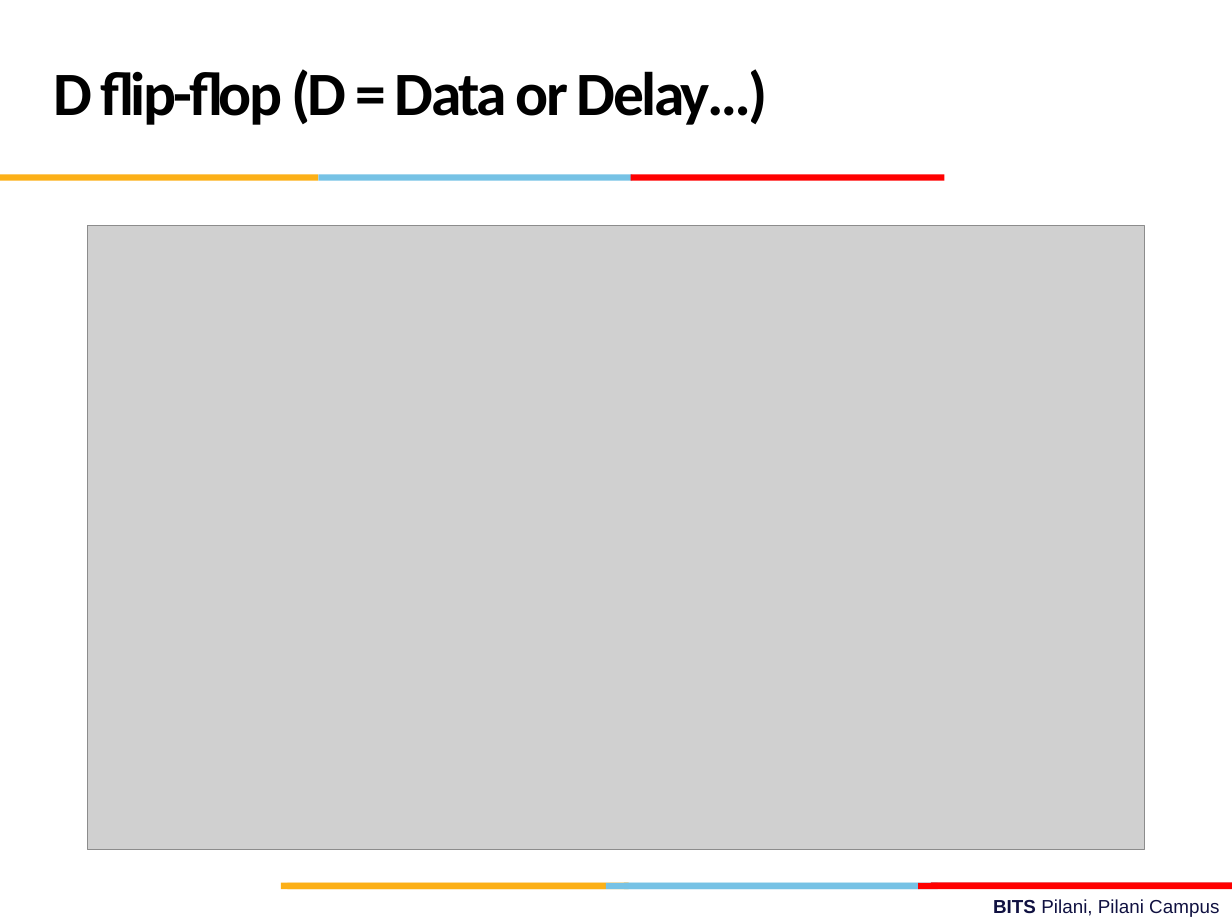
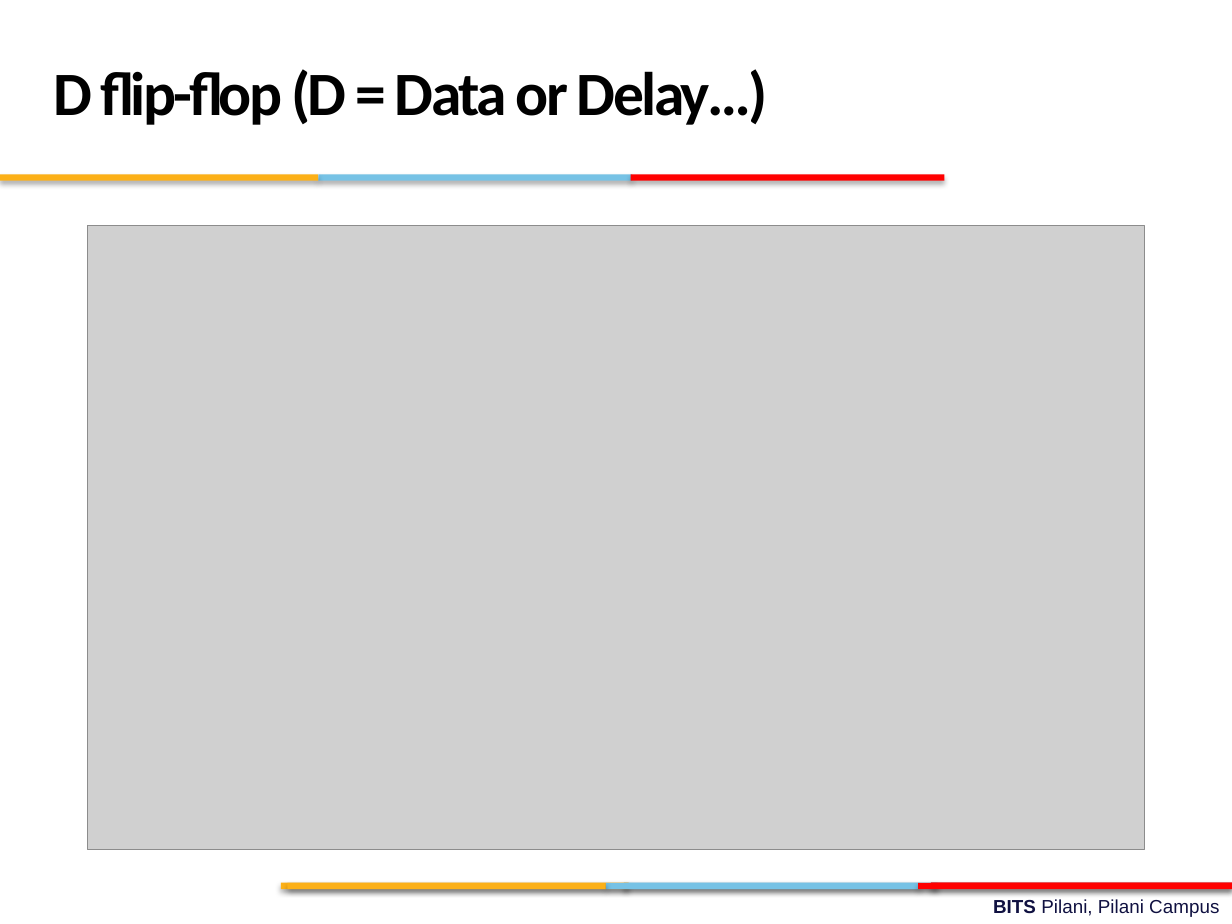
Before and after one commit to gsaurabhr-teaching/f215-2026, a slide deck: slide 5 of Lec-17.pptx. Drawn at 1232x924 pixels with LibreOffice and Linux fonts; fonts in the diff are those of the drawing; grey boxes stand for pictures; background and template pictures are left out. Boxes give left, top, right and bottom in pixels: in the first picture for what was removed or moved away, otherwise in the second. Text is boxed around its words. In the diff, an @@ line names an element or a change of style, - is before the commit and + after.

```diff
--- a/Lec-17.pptx
+++ b/Lec-17.pptx
@@ shadow on in 9 elements at [623, 882, 938, 888], [931, 882, 1232, 888], [281, 882, 628, 888], [606, 883, 920, 890], [287, 883, 605, 890], [918, 883, 1232, 890], [318, 175, 632, 181], [0, 175, 318, 181], [631, 175, 945, 181] @@
```
Also in this commit, not shown: 19 other slides changed, 2 slides added, 1 slide removed.
